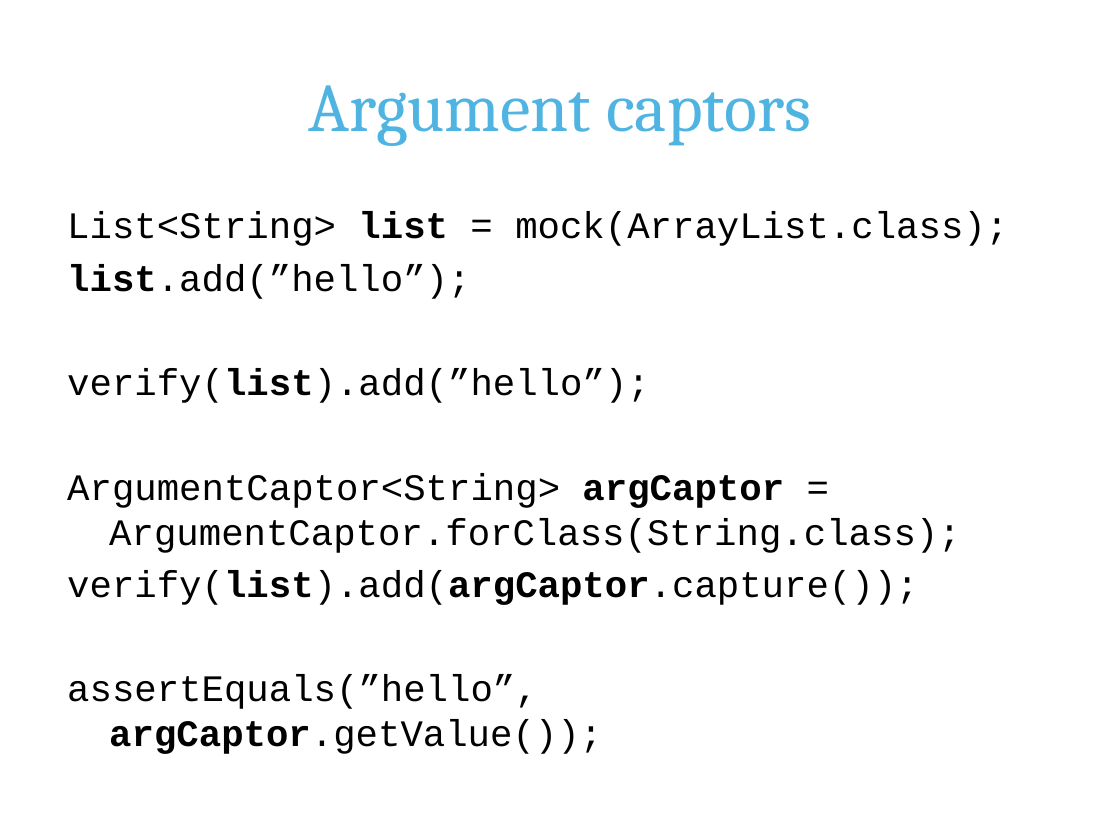
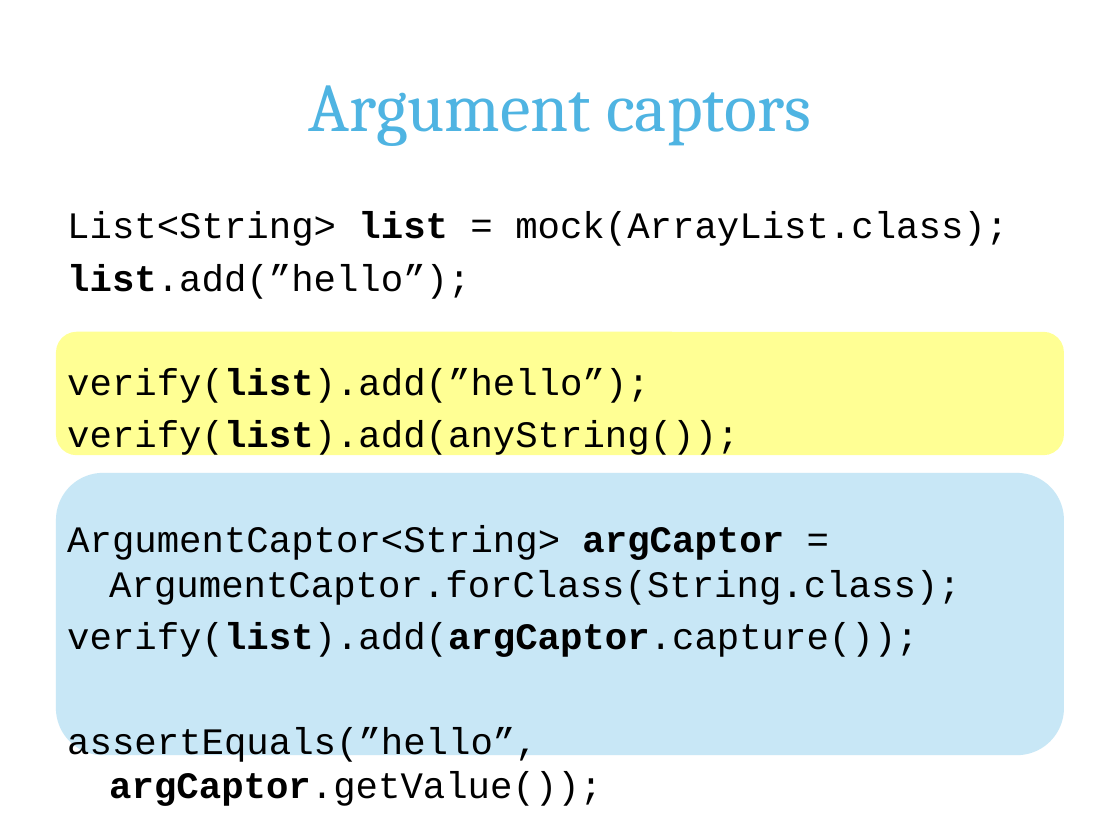
Before and after one commit to erjw/mockito-basic-lab, a slide deck: slide 13 of mockito-presentation.pptx. Drawn at 1120x840 pixels with LibreOffice and Linux fonts; fonts in the diff are those of the drawing; background and template pictures are left out. Boxes give left, top, right and bottom in pixels: in the first picture for what was removed or moved away, otherwise in the second. Text is boxed around its words. In the diff, an @@ line names an element or a change of style, - is before the commit and + after.

```diff
--- a/mockito-presentation.pptx
+++ b/mockito-presentation.pptx
@@ rounded rectangle added at (56,332,1064,455), fill #FFFF00 at 42% opacity @@
@@ text at (67,421,739,458): paragraph added @@
+verify(list).add(anyString());
@@ rounded rectangle added at (56,473,1064,755), fill #4FB4E2 at 31% opacity @@
```
Also in this commit, not shown: 7 other slides changed.
